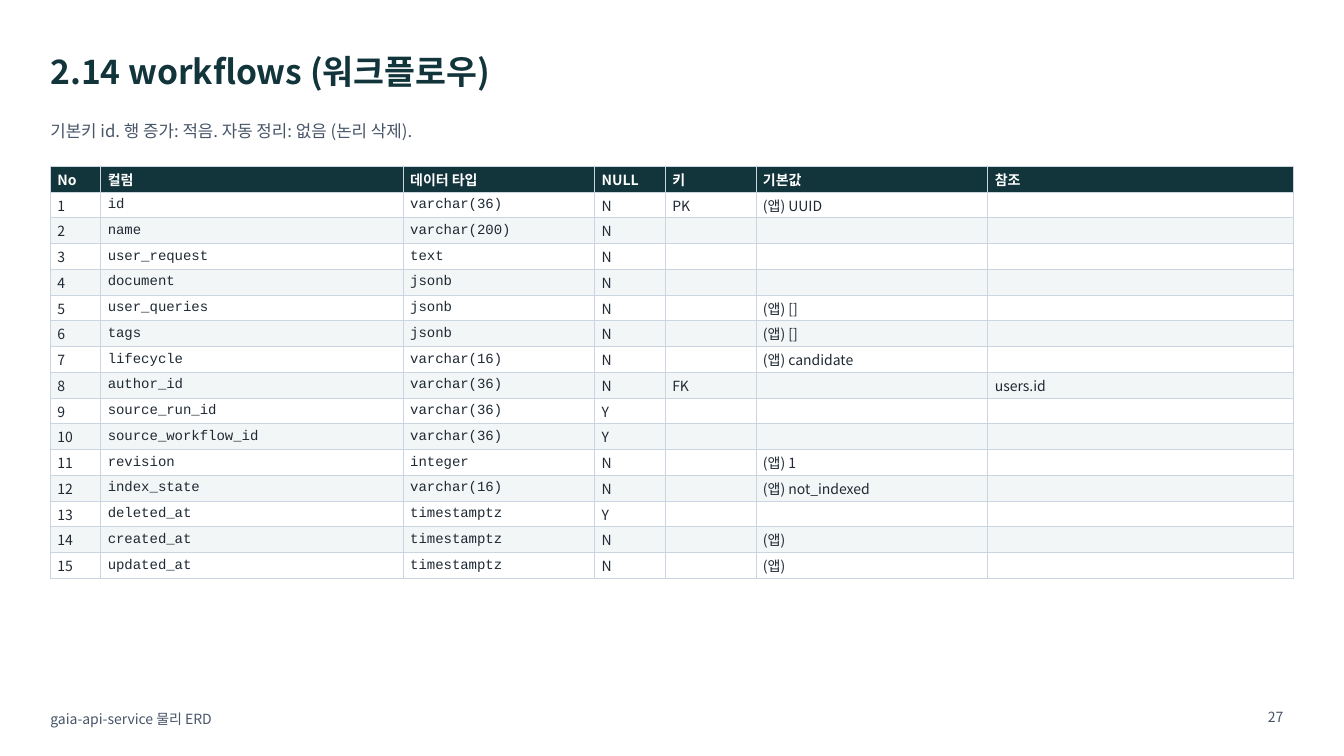
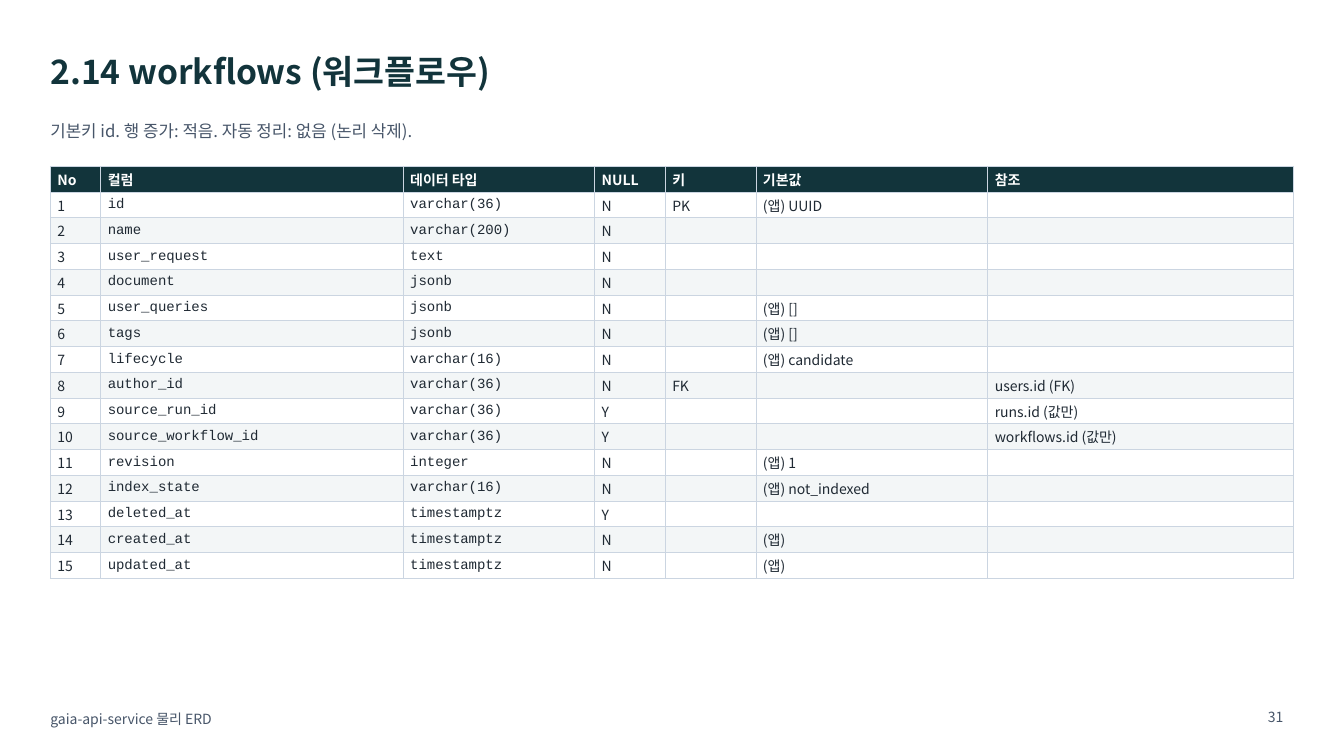
Before and after one commit to KimHwaJin/pr-agentic-service, a slide deck: slide 31 of docs/deliverables/05-erd-physical.pptx (slide 27 before the commit). Drawn at 1344x756 pixels with LibreOffice and Linux fonts; fonts in the diff are those of the drawing. Boxes give left, top, right and bottom in pixels: in the first picture for what was removed or moved away, otherwise in the second. Text is boxed around its words. In the diff, an @@ line names an element or a change of style, - is before the commit and + after.

```diff
--- a/docs/deliverables/05-erd-physical.pptx
+++ b/docs/deliverables/05-erd-physical.pptx
@@ table at (x1=50, y1=166, x2=1294, y2=578) @@
-row 9, column 7: users.id
+row 9, column 7: users.id (FK)
-row 10, column 7: 
+row 10, column 7: runs.id (값만)
-row 11, column 7: 
+row 11, column 7: workflows.id (값만)
@@ page number at (x1=1268, y1=711, x2=1284, y2=722): text changed @@
-27
+31
```
Also in this commit, not shown: 24 other slides changed, 4 slides added, 8 other files.
